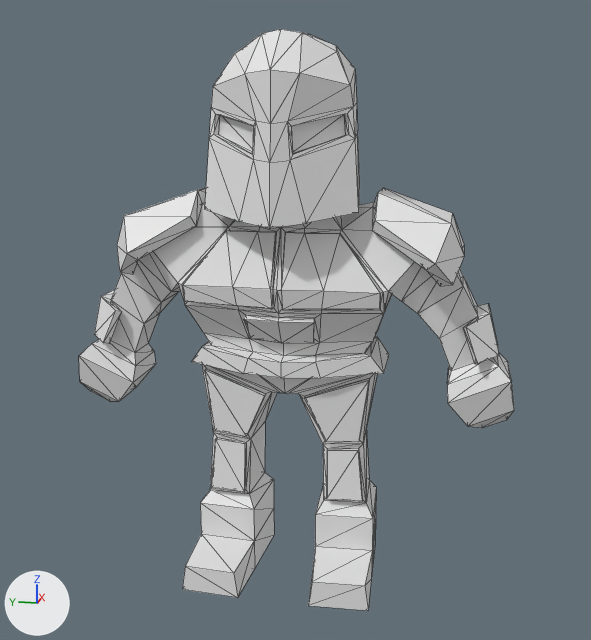
A saved change to the glTF model Computer Graphics Project/models/livingroom/livingroom_knight.gltf.
One viewpoint serves both versions: a camera (50 mm lens) standing at (-5.72, -8.36, 2.19) and looking at (-2.41, -7.7, 1.36). The axes (+X, +Y, +Z) are drawn at lower left. The lights are the same throughout. Mesh edges are drawn as thin lines. Vertices at the same position are counted once.

In view in the first picture: 'knight2'.
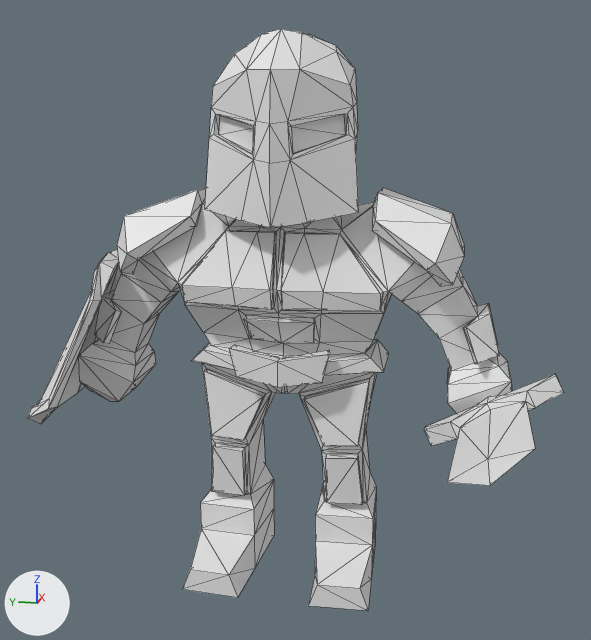
Where the change shows, as pixel boxes [x1, y1, x2, y2] in the pictures (591 x 640 px; the box of a moved part takes in the faces that stretch with it):
'knight2', reshaped (23% wider)
    before: [79, 29, 514, 611]
    after: [28, 29, 564, 611]
part 1 of me_cube_001, added
    after: [28, 250, 121, 424]
part 2 of me_cube_001, added
    after: [424, 374, 564, 486]
part 3 of me_cube_001, moved or reshaped
    before: [182, 33, 389, 611]
    after: [182, 29, 389, 611]

The change in detail:
me_cube_001 is used by ob_knight2; location (-1.95, -7.586, 0.0).
me_cube_001 had 422 vertices, 840 faces and spanned x -0.45..0.28, y -1.06..1.06, z 0.0..2.56.
me_cube_001 now has 509 vertices, 1006 faces and spans x -1.48..0.45, y -1.25..1.37, z 0.0..2.56.
me_cube_001 part 1: a new loose piece of 40 vertices spanning x -0.5..0.45, y 0.78..1.37, z 0.68..1.57.
me_cube_001 part 2: a new loose piece of 35 vertices spanning x -1.48..-0.01, y -1.25..-0.66, z 0.77..1.18.
me_cube_001 part 3: 23 vertices moved from x -0.45..0.16, y -0.46..0.46, z 0.38..1.75 to x -0.44..0.14, y -0.46..0.46, z 0.37..1.75; 78 vertices removed from x -0.45..0.25, y -0.46..0.46, z 0.13..2.37; 90 vertices added at x -0.46..0.25, y -0.46..0.46, z 0.11..2.39.
